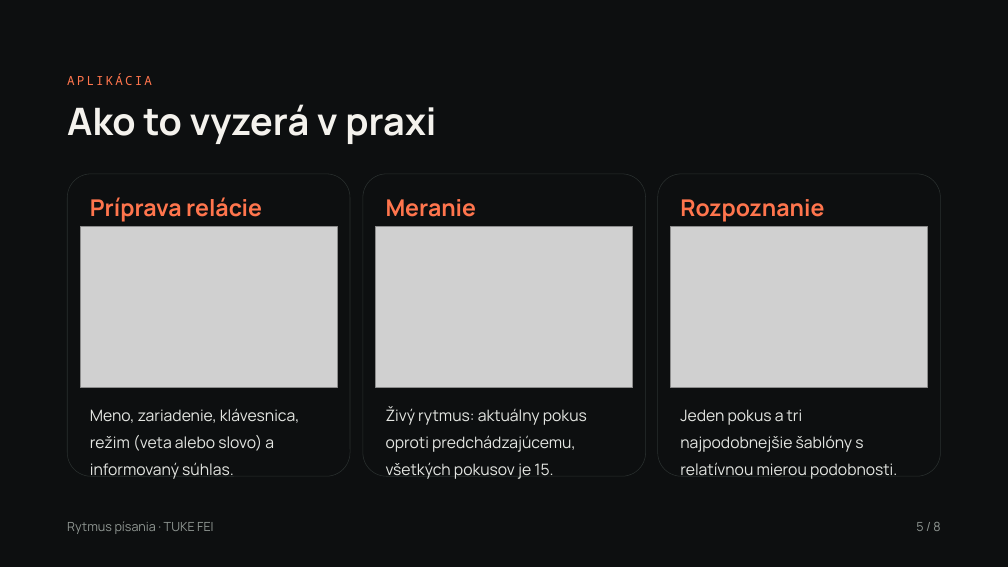
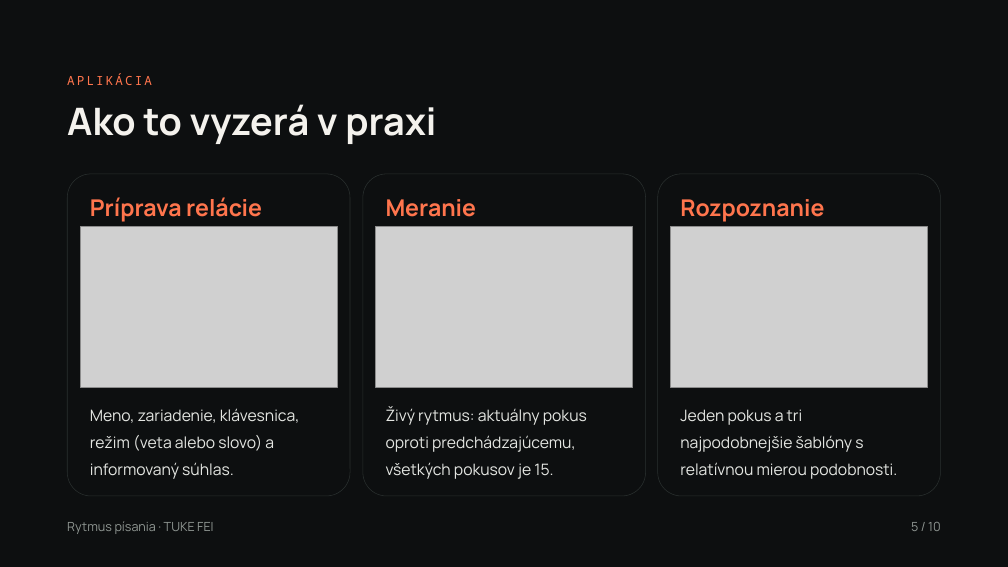
Before and after one commit to tetianamohorian23/bsb-keystroke, a slide deck: slide 5 of Rytmus písania obhajoba (aktualizovaná).pptx. Drawn at 1008x567 pixels with LibreOffice and Linux fonts; fonts in the diff are those of the drawing; grey boxes stand for pictures. Boxes give left, top, right and bottom in pixels: in the first picture for what was removed or moved away, otherwise in the second. Text is boxed around its words. In the diff, an @@ line names an element or a change of style, - is before the commit and + after.

```diff
--- a/Rytmus písania obhajoba (aktualizovaná).pptx
+++ b/Rytmus písania obhajoba (aktualizovaná).pptx
@@ rounded rectangle: place and size @@
-rounded rectangle at [67, 174, 350, 476]
+rounded rectangle at [67, 174, 350, 496]
@@ rounded rectangle: place and size @@
-rounded rectangle at [363, 174, 646, 476]
+rounded rectangle at [363, 174, 646, 496]
@@ rounded rectangle: place and size @@
-rounded rectangle at [658, 174, 941, 476]
+rounded rectangle at [658, 174, 941, 496]
@@ text at [911, 522, 941, 531]: text changed @@
-5 / 8
+5 / 10
```
Also in this commit, not shown: 6 other slides changed, 1 slide added, 31 other files.
